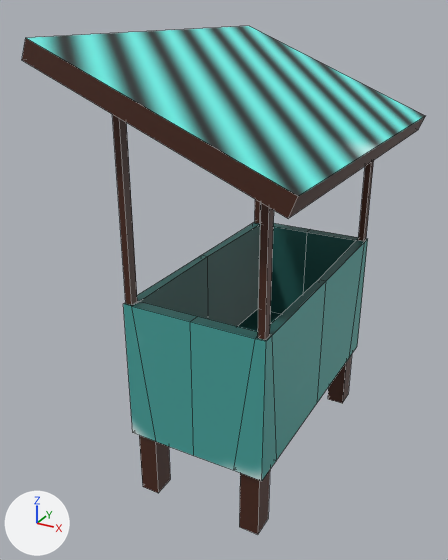
A saved change to the FBX model Assets/Blender/Enviroment/Village/MarketStand.fbx.
Camera for both pictures: a camera (50 mm lens) standing at (1.37, -2.89, 2.46) and looking at (-0.15, -0.14, 1.08). The axes (+X, +Y, +Z) are drawn at lower left. The lights are the same throughout. Mesh edges are drawn as thin lines.

The first picture shows 'MarketStands.001'.
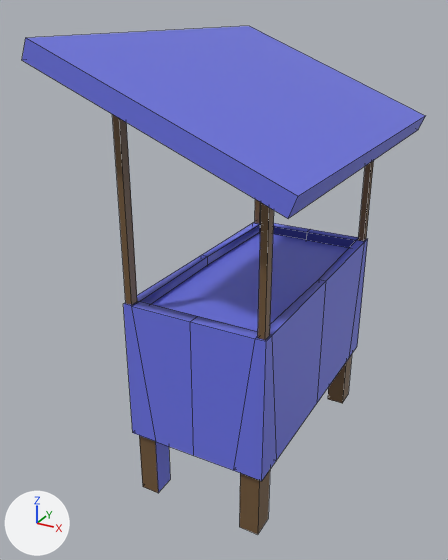
The change, as JSON lines over the scene's bpy script:
```json
{"op": "add", "block": "mat_wood", "code": ["mat_wood = principled_material('Wood')", "mat_wood.base_color = (0.173, 0.0986, 0.0415)  # brown #735839"]}
{"op": "add", "block": "mat_black", "code": ["mat_black = principled_material('Black')", "mat_black.base_color = (0.0, 0.0, 0.0)  # black #000000"]}
{"op": "add", "block": "mat_metal", "code": ["mat_metal = principled_material('Metal')", "mat_metal.base_color = (0.153, 0.176, 0.8)  # blue #6d74e7"]}
{"block": "me_cube_001", "where": "# used by ob_marketstands_001; location = (0.0, 0.0, 0.0)"}
{"block": "me_cube_001", "where": "# verts and faces of me_cube_001; kept vertices keep their numbers, new ones are numbered from 146"}
{"block": "me_cube_001", "where": "# before: 44 (-0.32, -0.69, 1.14) at pixel (139, 301), 55 (-0.33, -0.01, 1.14) at pixel (207, 256), 74 (-0.32, 0.67, 1.14) at pixel (260, 224), 90 (0.01, -0.69, 1.14) at pixel (197, 316), 104 (0.34, -0.69, 1.14)"}
{"block": "me_cube_001", "where": "# before: 115 (0.35, -0.01, 1.14) at pixel (318, 279), 124 (0.01, 0.67, 1.14) at pixel (306, 232), 141 (0.34, 0.67, 1.14) at pixel (356, 240)"}
{"op": "remove", "block": "me_cube_001", "code": "me_cube_001.from_pydata(...)  # 146 vertices, 140 faces; spans x -0.6..0.6, y -0.98..0.96, z 0.0..2.35"}
{"op": "add", "block": "me_cube_001", "code": "me_cube_001.from_pydata(...)  # 154 vertices, 149 faces; spans x -0.6..0.6, y -0.98..0.96, z 0.0..2.35"}
{"block": "me_cube_001", "change": "me_cube_001 part 1"}
{"op": "add", "block": "me_cube_001", "code": "for new, old in zip([*range(146, 154)], [44, 55, 74, 90, 104, 115, 124, 141]): verts[new] = verts[old] + (0.0, 0.0, -0.05)"}
{"op": "add", "block": "me_cube_001", "code": "faces += [(90, 104, 150, 149), (146, 149, 150, 151, 153, 152, 148, 147), (115, 141, 153, 151), (124, 152, 153, 141), (44, 146, 147, 55), (44, 90, 149, 146)]  # mat_metal (blue #6d74e7)"}
{"op": "add", "block": "me_cube_001", "code": "faces += [(55, 147, 148, 74), (104, 115, 151, 150), (74, 148, 152, 124)]  # mat_metal (blue #6d74e7)"}
{"block": "me_cube_001", "change": "me_cube_001 part 2: 91 faces spanning x -0.6..0.6, y -0.98..0.96, z 0.0..2.35 switch from mat_marketstands (picture img_marketstands_png) to mat_metal (blue #6d74e7)"}
{"block": "me_cube_001", "change": "me_cube_001 part 3: 47 faces spanning x -0.4..0.39, y -0.74..0.72, z 0.0..2.17 switch from mat_marketstands (picture img_marketstands_png) to mat_wood (brown #745839)"}
{"op": "add", "block": "me_cube_001", "code": "me_cube_001.materials.append(mat_black)  # black #000000"}
```

Changed parts and their boxes (x1, y1, x2, y2) in the pictures (448 x 560 px):
```json
{"part": 1, "of": "me_cube_001", "change": "added", "after": [140, 225, 356, 331], "on screen": "blue"}
{"part": 2, "of": "me_cube_001", "change": "recoloured", "before": [22, 26, 426, 493], "after": [22, 26, 426, 493], "on screen": "cyan to blue"}
{"part": 3, "of": "me_cube_001", "change": "recoloured", "before": [112, 114, 374, 534], "after": [112, 114, 374, 534]}
```
